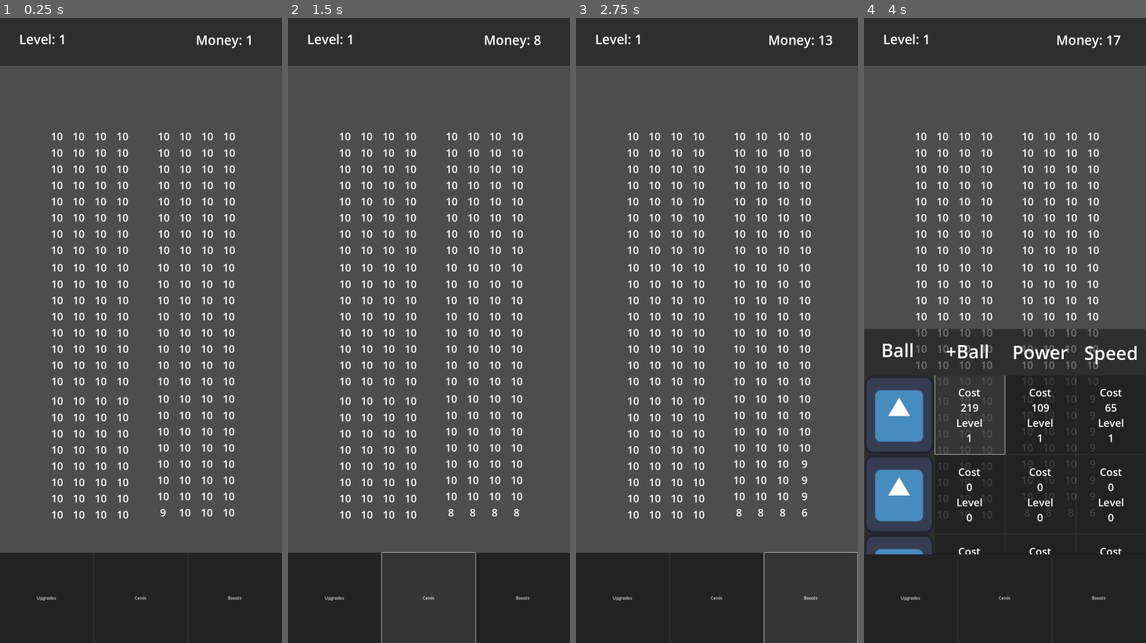
Above: before the commit, frames 1-4 (left to right).
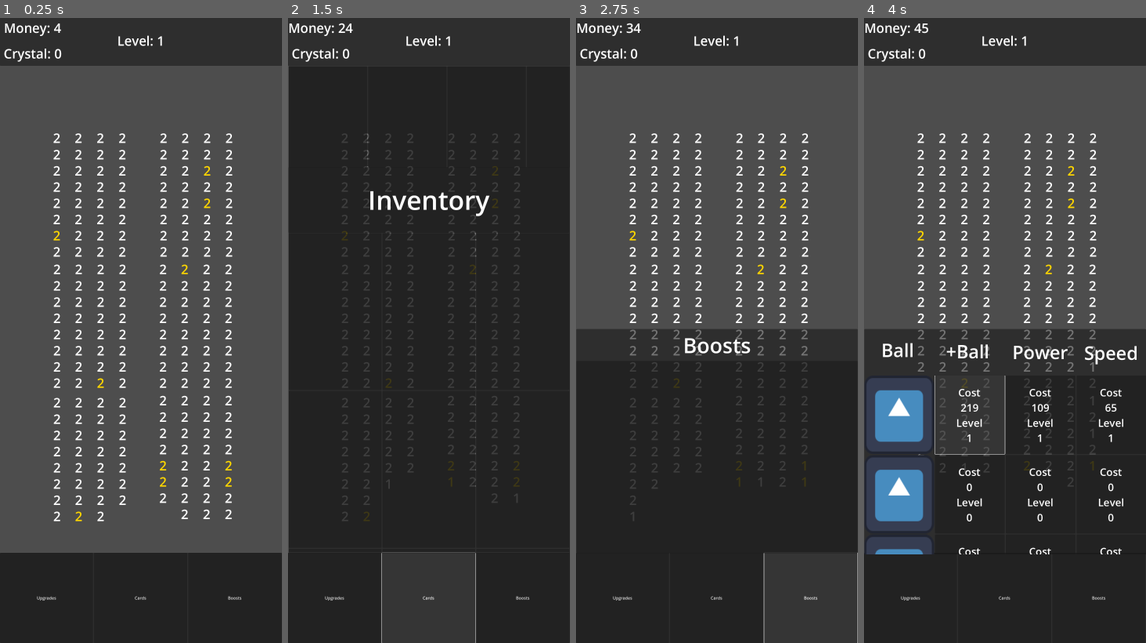
Above: after the commit, the same moments.

Repository: bondhusjude/IdleBrickGame
Game: Godot game, scene res://Scenes/main.tscn
Same seed, same stepped clock (60 frames per second), same inputs: the game is played once before the commit and once after it. The engine's default icon, where the game draws it, is replaced by a stand-in: a white triangle on a blue panel in a dark square.
Inputs:
- Up to frame 1 (0.25 s): no input
- Up to frame 2 (1.5 s): click "Upgrades" at 0.5 s; click "Cards" at 1.25 s
- Up to frame 3 (2.75 s): click "Boosts" at 2 s
- Up to frame 4 (4 s): click "Upgrades" at 2.75 s; click "Cost 219 Level 1" at 3.5 s

The runs differ from the first frame. In frame 1, 8.0% of the frame differs, in the area x 1-89%, y 0-81%; in frame 2, 77%, in the area x 0-100%, y 0-86%; in frame 3, 40%; in frame 4, 5.7%.

Commit message:
bricks can now be normal, gold, or crystal all doing different things and each brick will randomly genereate which one they are by rolling a random number gen, expanded the ui bottom buttons all do something now need to add functionality to cards and bonuses however the backend for them to interact with is built, cleaned up some other bits of code aswell

Diff:
--- a/Bricks/BasicBrick/BasicBrick.gd
+++ b/Bricks/BasicBrick/BasicBrick.gd
@@ -7,24 +7,46 @@
 func _ready():
 	if brick:
 		brick = brick.duplicate(true)
-		gameMan.getLevel()
+		brick.setHealth(calculate_health(1, gameMan.getLevel()))
+		brick.assignStatus()
+		label.add_theme_font_size_override("font_size", 50)
+		# Change the font color if its not normal
+		if brick.getStatus() == 1:
+			#label.font_color = Color.GOLD
+			label.add_theme_color_override("font_color", Color.GOLD)
+		elif brick.getStatus() == 2:
+			#label.font_color = Color.BLUE_VIOLET
+			label.add_theme_color_override("font_color", Color.BLUE_VIOLET)
 		label.text = str(brick.getHealth())
 
-func calculate_health(base_cost: int, upgrades: int) -> int:
-	return int(base_cost * (upgrades + 1) * log(upgrades + 2))
+func calculate_health(base: int, level: int) -> int:
+	return int(base * (level + 1) * log(level + 2))
 
 func _on_body_entered(body: Node2D) -> void:
 	if body.get_class() == "CharacterBody2D":  # Alternative to `is Ball`
-		var received_damage = body.damage
-		if brick.getHealth() > received_damage:
-			#seperate from ball class so call is by variable since its from BasicBall.gd script
-			brick.healthMinus(received_damage)
-			gameMan.addMoney(received_damage)
+		if brick.getStatus() == 0:
+			normalHit(body.damage)
 		else:
-			gameMan.addMoney(brick.getHealth())
-			iDied()
+			unNormalHit(body.damage)
 		label.text = str(brick.health)
 
+func normalHit(received_damage: int):
+	if brick.getHealth() > received_damage:
+		brick.healthMinus(received_damage)
+		gameMan.addMoney(received_damage)
+	else:
+		gameMan.addMoney(brick.getHealth())
+		iDied()
+
+func unNormalHit(received_damage):
+	if brick.getHealth() > received_damage:
+		brick.healthMinus(received_damage)
+	else:
+		if brick.getStatus() == 2:
+			gameMan.addCrystal(1)
+		else:
+			gameMan.addMoney(round(gameMan.getGoldBonus() * calculate_health(1, gameMan.getLevel())))
+		iDied()
 
 func iDied():
 	queue_free()
--- a/Bricks/BasicBrick/basicBrick.tres
+++ b/Bricks/BasicBrick/basicBrick.tres
@@ -1,7 +1,11 @@
-[gd_resource type="Resource" script_class="Brick" load_steps=2 format=3 uid="uid://coyktmwqehv7d"]
+[gd_resource type="Resource" script_class="Brick" load_steps=3 format=3 uid="uid://coyktmwqehv7d"]
 
+[ext_resource type="Resource" uid="uid://c5ktt6m1yrjxt" path="res://GameManager/MainMan/GameManager.tres" id="1_3igd4"]
 [ext_resource type="Script" path="res://Bricks/brick_base.gd" id="1_oopo0"]
 
 [resource]
 script = ExtResource("1_oopo0")
-health = 10
+health = null
+status = null
+assignedStatus = null
+gameMan = ExtResource("1_3igd4")
--- a/Bricks/BasicBrick/basic_brick.tscn
+++ b/Bricks/BasicBrick/basic_brick.tscn
@@ -9,9 +9,6 @@
 
 [sub_resource type="RectangleShape2D" id="RectangleShape2D_eod48"]
 size = Vector2(76, 58)
-
-[sub_resource type="LabelSettings" id="LabelSettings_yl80c"]
-font_size = 40
 
 [node name="BasicBrick" type="Area2D"]
 collision_mask = 18
@@ -35,7 +32,6 @@
 offset_right = 38.0
 offset_bottom = 29.0
 text = "00"
-label_settings = SubResource("LabelSettings_yl80c")
 horizontal_alignment = 1
 vertical_alignment = 1
 
--- a/Bricks/brick_base.gd
+++ b/Bricks/brick_base.gd
@@ -2,7 +2,46 @@
 class_name Brick
 
 @export var health = 1
+@export var status: Array = ["normal", "gold", "crystal"]
+@export var assignedStatus: int = 0
 @export var brickTexture: Texture2D
+@export var gameMan: GameManager
+
+#func adjust_gold_and_crystal(gold_increase: float, crystal_increase: float) -> void:
+#	# Adjust gold and crystal
+#	gameMan.setGoldBrick(gameMan.getGoldBrick() + gold_increase)
+#	gameMan.setCrystalBrick(gameMan.getCrystalBrick() + crystal_increase)
+#
+#	# Calculate total probability
+#	var total = gameMan.getNormalBrick() + gameMan.getGoldBrick() + gameMan.getCrystalBrick()
+#
+#	# If over 1.0, reduce from normal
+#	if total > 1.0:
+#		var excess = total - 1.0
+#		gameMan.setNormalBrick(gameMan.getNormalBrick() - excess)
+#		if gameMan.getNormalBrick() < 0:
+#			push_error("Normal Brick is less than Zero")
+#			gameMan.setNormalBrick(0)
+
+func assignStatus():
+	var roll = randf()  # Random float between 0.0 and 1.0
+	#print(roll)
+	#print(gameMan.getNormalBrick() + gameMan.getGoldBrick())
+	## IMPORTANT the value crystal brick chance will not show up in the debugger because it is too small
+	# however it is still that value I already tested it
+	#print(gameMan.getCrystalBrick())
+	if roll < gameMan.getNormalBrick():
+		assignedStatus = 0
+	elif roll < gameMan.getNormalBrick() + gameMan.getGoldBrick():
+		assignedStatus = 1
+	else:
+		assignedStatus = 2
+
+func getStatus() -> int:
+	return assignedStatus
+
+func setHealth(value: int):
+	health = value
 
 func healthAdd(add: int):
 	health += add
--- a/GameManager/BrickFormationMan/brickFormationMan.gd
+++ b/GameManager/BrickFormationMan/brickFormationMan.gd
@@ -1,5 +1,5 @@
 extends Node2D
 signal endLevel
 
-func _on_child_exiting_tree(node: Node) -> void:
+func _on_child_exiting_tree(_node: Node) -> void:
 	emit_signal("endLevel")
--- a/GameManager/MainMan/GameManager.tres
+++ b/GameManager/MainMan/GameManager.tres
@@ -4,5 +4,10 @@
 
 [resource]
 script = ExtResource("1_q4res")
-money = 0
-level = 1
+_money = 0
+_crystal = 0
+_level = 1
+_goldBonus = 1.1
+_normal_brick_chance = 0.95
+_gold_brick_chance = 0.0409
+_crystal_brick_chance = 0.0001
--- a/GameManager/MainMan/GameUpdateMan.gd
+++ b/GameManager/MainMan/GameUpdateMan.gd
@@ -2,8 +2,9 @@
 @export var gameMan: GameManager
 @onready var Main = $".."
 @onready var BallMan = Main.find_child("BallMan")
-@onready var moneyLabel: Label = Main.find_child("FullScreen").get_child(0).find_child("Money")
-@onready var levelLabel: Label = Main.find_child("FullScreen").get_child(0).find_child("Level")
+@onready var moneyLabel: Label = $"../FullScreen/Top_UI/VBoxContainer/Money"
+@onready var crystalLabel: Label = $"../FullScreen/Top_UI/VBoxContainer/Crystal"
+@onready var levelLabel: Label = $"../FullScreen/Top_UI/CenterContainer/Level"
 @export var pathOfFolder = "res://Bricks/BrickFormations/"
 @export var scene_count: int
 @export var scene_files = []  # List to store scene filenames
@@ -14,8 +15,9 @@
 		scene_count = scene_files.size()  # Set scene count based on the number of files
 
 # Called every frame. 'delta' is the elapsed time since the previous frame.
-func _process(delta: float) -> void:
+func _process(_delta: float) -> void:
 	moneyLabel.text = "Money: " + str(gameMan.getMoney())
+	crystalLabel.text = "Crystal: " + str(gameMan.getCrystal())
 	levelLabel.text = "Level: " + str(gameMan.getLevel())
 
 func spawnBall(newBall: String):
--- a/GameManager/MainMan/gameManager.gd
+++ b/GameManager/MainMan/gameManager.gd
@@ -1,20 +1,71 @@
 extends Resource
 class_name GameManager
 
-@export var money = 0
-@export var level = 1
+@export var _money = 0
+@export var _crystal = 0
+@export var _level = 1
+@export var _goldBonus = 1.1
+@export var _normal_brick_chance:float =  0.95
+@export var _gold_brick_chance:float =    0.0407
+@export var _crystal_brick_chance:float = 0.0003
+
+func setMoney(value: int):
+	_money = value
 
 func getMoney() -> int:
-	return money
+	return _money
 
 func addMoney(add: int):
-	money += add
+	_money += add
 
 func removeMoney(minus: int):
-	money -= minus
+	_money -= minus
+
+func setCrystal(value: int):
+	_crystal = value
+
+func getCrystal() -> int:
+	return _crystal
+
+func addCrystal(add: int):
+	_crystal += add
+
+func removeCrystal(minus: int):
+	_crystal -= minus
 
 func getLevel() -> int:
-	return level
+	return _level
 
 func addLevel():
-	level += 1
+	_level += 1
+
+func setGoldBonus(value: float):
+	_goldBonus = value
+
+func getGoldBonus() -> float:
+	return _goldBonus
+
+func addGoldBonus(add: float):
+	_goldBonus += add
+
+# Setter and Getter for normal_brick_chance
+func setNormalBrick(value: float):
+	_normal_brick_chance = value
+
+func getNormalBrick() -> float:
+	return _normal_brick_chance
+
+# Setter and Getter for gold_brick_chance
+func setGoldBrick(value: float):
+	_gold_brick_chance = value
+
+func getGoldBrick() -> float:
+	return _gold_brick_chance
+
+# Setter and Getter for crystal_brick_chance
+func setCrystalBrick(value: float):
+	push_error("I Was Called")
+	_crystal_brick_chance = value
+
+func getCrystalBrick() -> float:
+	return _crystal_brick_chance
--- a/Scenes/main.tscn
+++ b/Scenes/main.tscn
@@ -19,6 +19,12 @@
 [sub_resource type="LabelSettings" id="LabelSettings_xrbhn"]
 font_size = 70
 
+[sub_resource type="LabelSettings" id="LabelSettings_sefct"]
+font_size = 100
+
+[sub_resource type="LabelSettings" id="LabelSettings_do6o2"]
+font_size = 80
+
 [node name="Main" type="Node2D"]
 
 [node name="Border" type="StaticBody2D" parent="."]
@@ -49,38 +55,43 @@
 anchor_bottom = 0.08
 offset_bottom = -1.52588e-05
 
-[node name="Money" type="Label" parent="FullScreen/Top_UI"]
-layout_mode = 1
-anchors_preset = -1
-anchor_left = 0.707
-anchor_top = 0.302
-anchor_right = 0.884
-anchor_bottom = 0.661
-offset_left = 0.440002
-offset_top = 0.0159988
-offset_right = 0.279907
-offset_bottom = 0.0879974
+[node name="CenterContainer" type="CenterContainer" parent="FullScreen/Top_UI"]
+layout_mode = 1
+anchors_preset = 15
+anchor_right = 1.0
+anchor_bottom = 1.0
 grow_horizontal = 2
 grow_vertical = 2
+
+[node name="Level" type="Label" parent="FullScreen/Top_UI/CenterContainer"]
+layout_mode = 2
+text = "Level:  "
+label_settings = SubResource("LabelSettings_tfvwg")
+vertical_alignment = 1
+
+[node name="VBoxContainer" type="VBoxContainer" parent="FullScreen/Top_UI"]
+layout_mode = 1
+anchors_preset = -1
+anchor_right = 0.232
+anchor_bottom = 1.0
+offset_right = 0.439987
+offset_bottom = 1.52588e-05
+alignment = 1
+
+[node name="Money" type="Label" parent="FullScreen/Top_UI/VBoxContainer"]
+layout_mode = 2
+size_flags_vertical = 6
 text = "Money: "
 label_settings = SubResource("LabelSettings_tfvwg")
-vertical_alignment = 1
-
-[node name="Level" type="Label" parent="FullScreen/Top_UI"]
-layout_mode = 1
-anchors_preset = -1
-anchor_left = 0.068
-anchor_top = 0.286
-anchor_right = 0.244
-anchor_bottom = 0.646
-offset_left = -0.440002
-offset_top = 0.0879974
-offset_right = 0.47998
-offset_bottom = -0.0320053
-grow_horizontal = 2
-grow_vertical = 2
-text = "Level:  "
+horizontal_alignment = 1
+vertical_alignment = 1
+
+[node name="Crystal" type="Label" parent="FullScreen/Top_UI/VBoxContainer"]
+layout_mode = 2
+size_flags_vertical = 6
+text = "Crystal: "
 label_settings = SubResource("LabelSettings_tfvwg")
+horizontal_alignment = 1
 vertical_alignment = 1
 
 [node name="Bottom_UI" type="Panel" parent="FullScreen"]
@@ -178,10 +189,9 @@
 size_flags_horizontal = 3
 text = "DoubleCash"
 
-[node name="ExtraMenu" type="Panel" parent="FullScreen"]
+[node name="ExtraMenu" type="Control" parent="FullScreen"]
 visible = false
 layout_mode = 1
-anchors_preset = -1
 anchor_top = 0.5
 anchor_right = 1.0
 anchor_bottom = 0.857
@@ -189,8 +199,10 @@
 offset_top = -1.0
 offset_bottom = -0.800049
 
-[node name="Upgrades" type="Control" parent="FullScreen/ExtraMenu"]
-layout_mode = 1
+[node name="Upgrades" type="Panel" parent="FullScreen/ExtraMenu"]
+visible = false
+layout_mode = 1
+anchors_preset = -1
 anchor_right = 1.0
 anchor_bottom = 1.004
 offset_bottom = -0.42804
@@ -565,6 +577,247 @@
 horizontal_alignment = 1
 vertical_alignment = 1
 
+[node name="Cards" type="Panel" parent="FullScreen/ExtraMenu"]
+visible = false
+layout_mode = 2
+anchor_top = -1.174
+anchor_right = 1.003
+anchor_bottom = 1.0
+offset_left = 2.0
+offset_top = 0.118042
+offset_right = -0.237061
+size_flags_horizontal = 3
+size_flags_vertical = 3
+
+[node name="ActiveCards" type="ScrollContainer" parent="FullScreen/ExtraMenu/Cards"]
+layout_mode = 1
+anchors_preset = -1
+anchor_right = 1.0
+anchor_bottom = 0.208
+offset_right = -4.0
+offset_bottom = -0.503998
+horizontal_scroll_mode = 3
+vertical_scroll_mode = 0
+
+[node name="HBoxContainer" type="HBoxContainer" parent="FullScreen/ExtraMenu/Cards/ActiveCards"]
+layout_mode = 2
+size_flags_horizontal = 3
+size_flags_vertical = 3
+
+[node name="Button" type="Button" parent="FullScreen/ExtraMenu/Cards/ActiveCards/HBoxContainer"]
+custom_minimum_size = Vector2(300, 0)
+layout_mode = 2
+size_flags_vertical = 3
+mouse_filter = 1
+
+[node name="TextureRect" type="TextureRect" parent="FullScreen/ExtraMenu/Cards/ActiveCards/HBoxContainer/Button"]
+layout_mode = 1
+anchors_preset = 15
+anchor_right = 1.0
+anchor_bottom = 1.0
+grow_horizontal = 2
+grow_vertical = 2
+
+[node name="Button2" type="Button" parent="FullScreen/ExtraMenu/Cards/ActiveCards/HBoxContainer"]
+custom_minimum_size = Vector2(300, 0)
+layout_mode = 2
+size_flags_vertical = 3
+mouse_filter = 1
+
+[node name="TextureRect" type="TextureRect" parent="FullScreen/ExtraMenu/Cards/ActiveCards/HBoxContainer/Button2"]
+layout_mode = 1
+anchors_preset = 15
+anchor_right = 1.0
+anchor_bottom = 1.0
+grow_horizontal = 2
+grow_vertical = 2
+
+[node name="Button3" type="Button" parent="FullScreen/ExtraMenu/Cards/ActiveCards/HBoxContainer"]
+custom_minimum_size = Vector2(300, 0)
+layout_mode = 2
+size_flags_vertical = 3
+mouse_filter = 1
+
+[node name="TextureRect" type="TextureRect" parent="FullScreen/ExtraMenu/Cards/ActiveCards/HBoxContainer/Button3"]
+layout_mode = 1
+anchors_preset = 15
+anchor_right = 1.0
+anchor_bottom = 1.0
+grow_horizontal = 2
+grow_vertical = 2
+
+[node name="Button4" type="Button" parent="FullScreen/ExtraMenu/Cards/ActiveCards/HBoxContainer"]
+custom_minimum_size = Vector2(300, 0)
+layout_mode = 2
+size_flags_vertical = 3
+mouse_filter = 1
+
+[node name="TextureRect" type="TextureRect" parent="FullScreen/ExtraMenu/Cards/ActiveCards/HBoxContainer/Button4"]
+layout_mode = 1
+anchors_preset = 15
+anchor_right = 1.0
+anchor_bottom = 1.0
+grow_horizontal = 2
+grow_vertical = 2
+
+[node name="Button5" type="Button" parent="FullScreen/ExtraMenu/Cards/ActiveCards/HBoxContainer"]
+custom_minimum_size = Vector2(300, 0)
+layout_mode = 2
+size_flags_vertical = 3
+mouse_filter = 1
+
+[node name="TextureRect" type="TextureRect" parent="FullScreen/ExtraMenu/Cards/ActiveCards/HBoxContainer/Button5"]
+layout_mode = 1
+anchors_preset = 15
+anchor_right = 1.0
+anchor_bottom = 1.0
+grow_horizontal = 2
+grow_vertical = 2
+
+[node name="Button6" type="Button" parent="FullScreen/ExtraMenu/Cards/ActiveCards/HBoxContainer"]
+custom_minimum_size = Vector2(300, 0)
+layout_mode = 2
+size_flags_vertical = 3
+mouse_filter = 1
+
+[node name="TextureRect" type="TextureRect" parent="FullScreen/ExtraMenu/Cards/ActiveCards/HBoxContainer/Button6"]
+layout_mode = 1
+anchors_preset = 15
+anchor_right = 1.0
+anchor_bottom = 1.0
+grow_horizontal = 2
+grow_vertical = 2
+
+[node name="InventoryLabelPanel" type="Panel" parent="FullScreen/ExtraMenu/Cards"]
+layout_mode = 1
+anchors_preset = -1
+anchor_top = 0.207
+anchor_right = 0.994
+anchor_bottom = 0.342
+offset_left = -1.0
+offset_top = 0.393982
+offset_right = 0.432007
+offset_bottom = 0.564026
+
+[node name="Label" type="Label" parent="FullScreen/ExtraMenu/Cards/InventoryLabelPanel"]
+layout_mode = 1
+anchors_preset = 15
+anchor_right = 1.0
+anchor_bottom = 1.0
+grow_horizontal = 2
+grow_vertical = 2
+text = "Inventory"
+label_settings = SubResource("LabelSettings_sefct")
+horizontal_alignment = 1
+vertical_alignment = 1
+
+[node name="CardsAvailable" type="ScrollContainer" parent="FullScreen/ExtraMenu/Cards"]
+layout_mode = 1
+anchors_preset = -1
+anchor_top = 0.343
+anchor_right = 1.0
+anchor_bottom = 1.0
+offset_top = -0.294067
+offset_right = -6.0
+offset_bottom = -5.0
+horizontal_scroll_mode = 0
+vertical_scroll_mode = 3
+
+[node name="VBoxContainer" type="VBoxContainer" parent="FullScreen/ExtraMenu/Cards/CardsAvailable"]
+layout_mode = 2
+size_flags_horizontal = 3
+size_flags_vertical = 3
+
+[node name="HBoxContainer" type="HBoxContainer" parent="FullScreen/ExtraMenu/Cards/CardsAvailable/VBoxContainer"]
+custom_minimum_size = Vector2(0, 600)
+layout_mode = 2
+size_flags_vertical = 3
+
+[node name="Button" type="Button" parent="FullScreen/ExtraMenu/Cards/CardsAvailable/VBoxContainer/HBoxContainer"]
+layout_mode = 2
+size_flags_horizontal = 3
+mouse_filter = 1
+
+[node name="Button2" type="Button" parent="FullScreen/ExtraMenu/Cards/CardsAvailable/VBoxContainer/HBoxContainer"]
+layout_mode = 2
+size_flags_horizontal = 3
+mouse_filter = 1
+
+[node name="Button3" type="Button" parent="FullScreen/ExtraMenu/Cards/CardsAvailable/VBoxContainer/HBoxContainer"]
+layout_mode = 2
+size_flags_horizontal = 3
+mouse_filter = 1
+
+[node name="HBoxContainer2" type="HBoxContainer" parent="FullScreen/ExtraMenu/Cards/CardsAvailable/VBoxContainer"]
+custom_minimum_size = Vector2(0, 600)
+layout_mode = 2
+size_flags_vertical = 3
+
+[node name="Button" type="Button" parent="FullScreen/ExtraMenu/Cards/CardsAvailable/VBoxContainer/HBoxContainer2"]
+layout_mode = 2
+size_flags_horizontal = 3
+mouse_filter = 1
+
+[node name="Button2" type="Button" parent="FullScreen/ExtraMenu/Cards/CardsAvailable/VBoxContainer/HBoxContainer2"]
+layout_mode = 2
+size_flags_horizontal = 3
+mouse_filter = 1
+
+[node name="Button3" type="Button" parent="FullScreen/ExtraMenu/Cards/CardsAvailable/VBoxContainer/HBoxContainer2"]
+layout_mode = 2
+size_flags_horizontal = 3
+mouse_filter = 1
+
+[node name="HBoxContainer3" type="HBoxContainer" parent="FullScreen/ExtraMenu/Cards/CardsAvailable/VBoxContainer"]
+custom_minimum_size = Vector2(0, 600)
+layout_mode = 2
+size_flags_vertical = 3
+
+[node name="Button" type="Button" parent="FullScreen/ExtraMenu/Cards/CardsAvailable/VBoxContainer/HBoxContainer3"]
+layout_mode = 2
+size_flags_horizontal = 3
+mouse_filter = 1
+
+[node name="Button2" type="Button" parent="FullScreen/ExtraMenu/Cards/CardsAvailable/VBoxContainer/HBoxContainer3"]
+layout_mode = 2
+size_flags_horizontal = 3
+mouse_filter = 1
+
+[node name="Button3" type="Button" parent="FullScreen/ExtraMenu/Cards/CardsAvailable/VBoxContainer/HBoxContainer3"]
+layout_mode = 2
+size_flags_horizontal = 3
+mouse_filter = 1
+
+[node name="Boosts" type="Panel" parent="FullScreen/ExtraMenu"]
+layout_mode = 1
+anchors_preset = -1
+anchor_right = 0.999
+anchor_bottom = 1.0
+offset_right = 0.0789795
+
+[node name="HBoxContainer" type="HBoxContainer" parent="FullScreen/ExtraMenu/Boosts"]
+layout_mode = 1
+anchors_preset = -1
+anchor_top = 0.142
+anchor_right = 1.0
+anchor_bottom = 1.0
+offset_top = 0.306
+
+[node name="Panel" type="Panel" parent="FullScreen/ExtraMenu/Boosts/HBoxContainer"]
+layout_mode = 2
+size_flags_horizontal = 3
+
+[node name="Label" type="Label" parent="FullScreen/ExtraMenu/Boosts"]
+layout_mode = 1
+anchors_preset = -1
+anchor_right = 1.0
+anchor_bottom = 0.142
+offset_bottom = 0.306
+text = "Boosts"
+label_settings = SubResource("LabelSettings_do6o2")
+horizontal_alignment = 1
+vertical_alignment = 1
+
 [node name="GameManager" type="Node" parent="."]
 script = ExtResource("3_802fw")
 gameMan = ExtResource("4_f61w4")
@@ -574,9 +827,29 @@
 [node name="BasicBall" parent="BallMan" instance=ExtResource("1_3t50l")]
 position = Vector2(547, 1960)
 
+[node name="BasicBall2" parent="BallMan" instance=ExtResource("1_3t50l")]
+position = Vector2(547, 1960)
+
+[node name="BasicBall3" parent="BallMan" instance=ExtResource("1_3t50l")]
+position = Vector2(547, 1960)
+
+[node name="BasicBall4" parent="BallMan" instance=ExtResource("1_3t50l")]
+position = Vector2(547, 1960)
+
+[node name="BasicBall5" parent="BallMan" instance=ExtResource("1_3t50l")]
+position = Vector2(547, 1960)
+
+[node name="BasicBall6" parent="BallMan" instance=ExtResource("1_3t50l")]
+position = Vector2(547, 1960)
+
+[node name="BasicBall7" parent="BallMan" instance=ExtResource("1_3t50l")]
+position = Vector2(547, 1960)
+
 [connection signal="child_exiting_tree" from="BrickFormationMan" to="BrickFormationMan" method="_on_child_exiting_tree"]
 [connection signal="endLevel" from="BrickFormationMan" to="GameManager" method="_on_brick_formation_man_end_level"]
 [connection signal="pressed" from="FullScreen/Bottom_UI/HBoxContainer/Upgrades" to="FullScreen" method="_on_upgrades_pressed"]
+[connection signal="pressed" from="FullScreen/Bottom_UI/HBoxContainer/Cards" to="FullScreen" method="_on_cards_pressed"]
+[connection signal="pressed" from="FullScreen/Bottom_UI/HBoxContainer/Boosts" to="FullScreen" method="_on_boosts_pressed"]
 [connection signal="pressed" from="FullScreen/ExtraMenu/Upgrades/Upgrades/VBoxContainer/BasicBall/plusBall" to="FullScreen/ExtraMenu/Upgrades/Upgrades/VBoxContainer/BasicBall" method="_on_plus_ball_pressed"]
 [connection signal="pressed" from="FullScreen/ExtraMenu/Upgrades/Upgrades/VBoxContainer/BasicBall/Power" to="FullScreen/ExtraMenu/Upgrades/Upgrades/VBoxContainer/BasicBall" method="_on_power_pressed"]
 [connection signal="pressed" from="FullScreen/ExtraMenu/Upgrades/Upgrades/VBoxContainer/BasicBall/Speed" to="FullScreen/ExtraMenu/Upgrades/Upgrades/VBoxContainer/BasicBall" method="_on_speed_pressed"]
--- a/UI/MainControl.gd
+++ b/UI/MainControl.gd
@@ -1,11 +1,38 @@
 extends Control
+
 @onready var extra_menu = $ExtraMenu
 @onready var upgrades = $ExtraMenu/Upgrades
+@onready var cards = $ExtraMenu/Cards
+@onready var boosts = $ExtraMenu/Boosts
+
+func _hide_all():
+	upgrades.set_visible(false)
+	cards.set_visible(false)
+	boosts.set_visible(false)
 
 func _on_upgrades_pressed() -> void:
 	if upgrades.is_visible():
 		extra_menu.set_visible(false)
-		upgrades.set_visible(false)
-	elif !upgrades.is_visible():
+		_hide_all()
+	else:
 		extra_menu.set_visible(true)
+		_hide_all()
 		upgrades.set_visible(true)
+
+func _on_cards_pressed() -> void:
+	if cards.is_visible():
+		extra_menu.set_visible(false)
+		_hide_all()
+	else:
+		extra_menu.set_visible(true)
+		_hide_all()
+		cards.set_visible(true)
+
+func _on_boosts_pressed() -> void:
+	if boosts.is_visible():
+		extra_menu.set_visible(false)
+		_hide_all()
+	else:
+		extra_menu.set_visible(true)
+		_hide_all()
+		boosts.set_visible(true)
--- a/utils/childrenCheck.gd
+++ b/utils/childrenCheck.gd
@@ -1,6 +1,6 @@
 extends Node2D
 
 # Called every frame. 'delta' is the elapsed time since the previous frame.
-func _process(delta: float) -> void:
+func _process(_delta: float) -> void:
 	if get_children().is_empty():
 		self.queue_free()
Not shown: 1 places in Bricks/BasicBrick/basic_brick.tscn that only renumber resources
Not shown: 1 places in Scenes/main.tscn that only renumber resources
